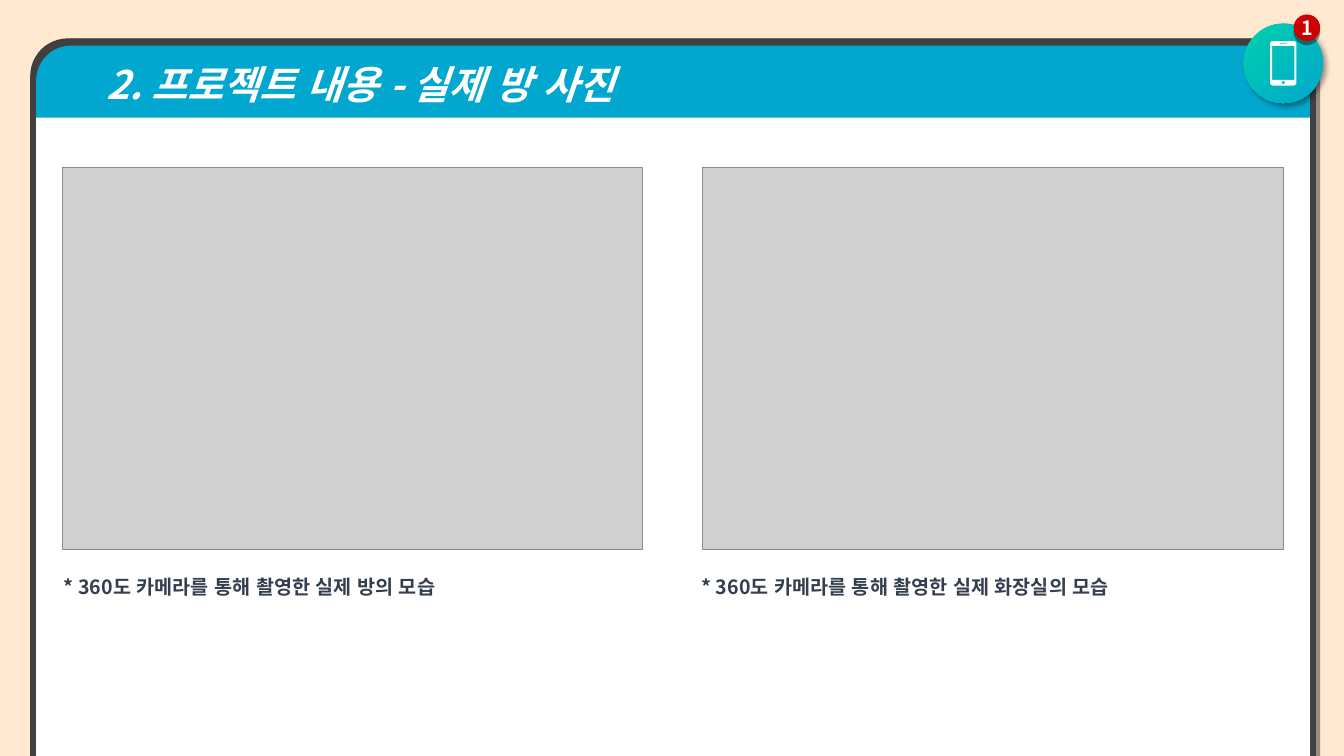
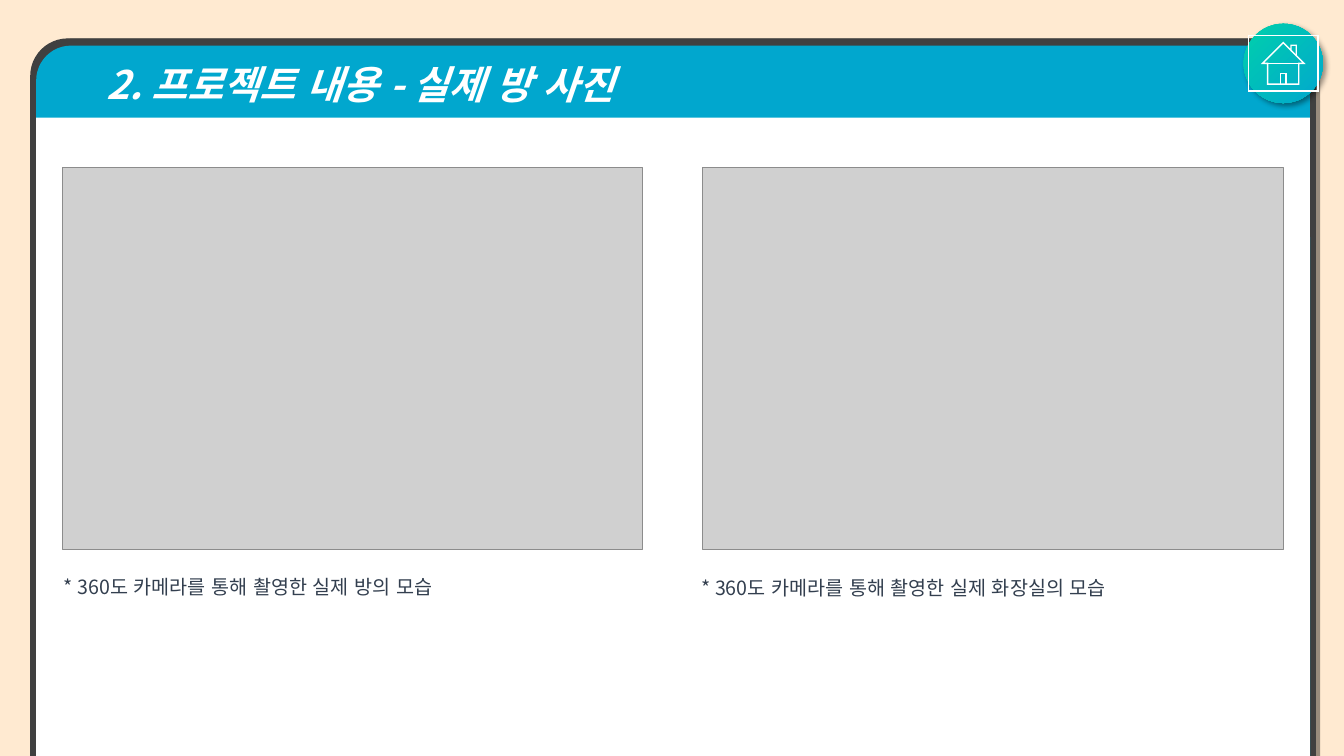
Before and after one commit to jangho1016/2022_1_CapstoneDesign, a slide deck: slide 5 of Final Assignments/파라노이드 팀 발표용 PPT.pptx. Drawn at 1344x756 pixels with LibreOffice and Linux fonts; fonts in the diff are those of the drawing; grey boxes stand for pictures. Boxes give left, top, right and bottom in pixels: in the first picture for what was removed or moved away, otherwise in the second. Text is boxed around its words. In the diff, an @@ line names an element or a change of style, - is before the commit and + after.

```diff
--- a/Final Assignments/파라노이드 팀 발표용 PPT.pptx
+++ b/Final Assignments/파라노이드 팀 발표용 PPT.pptx
@@ ellipse removed at (1294,14,1320,40) @@
-1
@@ action button home added at (1249,35,1319,91), outline #FFFFFF 1 pt @@
@@ freeform shape removed at (1270,41,1297,86) @@
@@ text "* 360도 카메라를 통해 촬영한 ..." at (78,577,432,596): bold off @@
@@ text "* 360도 카메라를 통해 촬영한 ..." at (715,578,1106,597): bold off @@
```
Also in this commit, not shown: 7 other slides changed, 1 slide removed.
